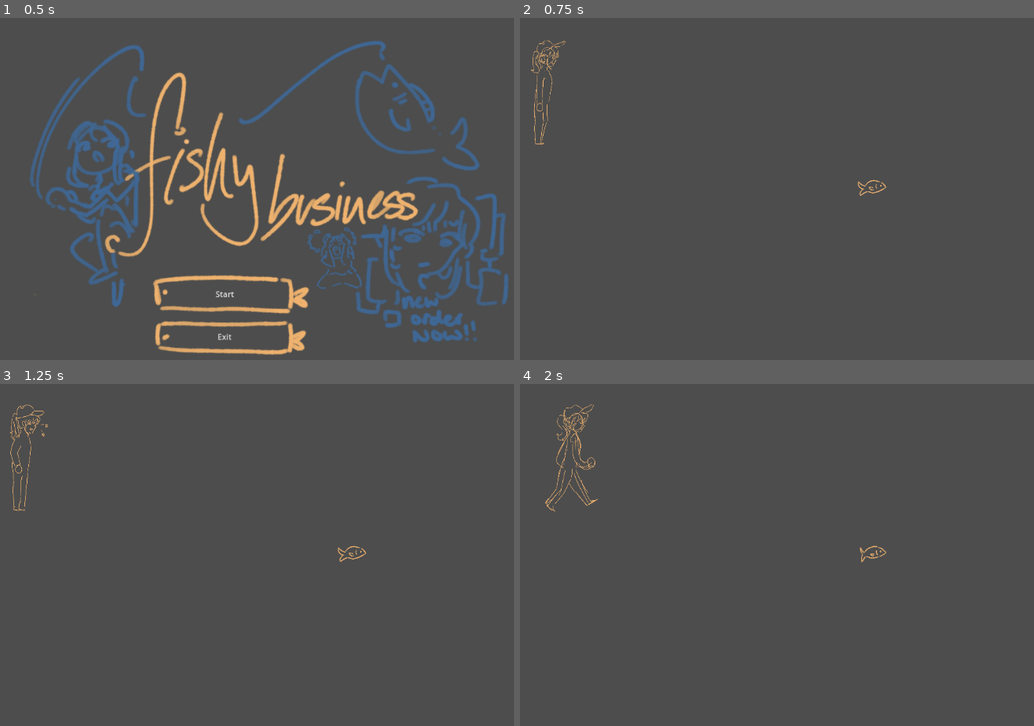
Above: before the commit, frames 1-4 (two rows, left to right).
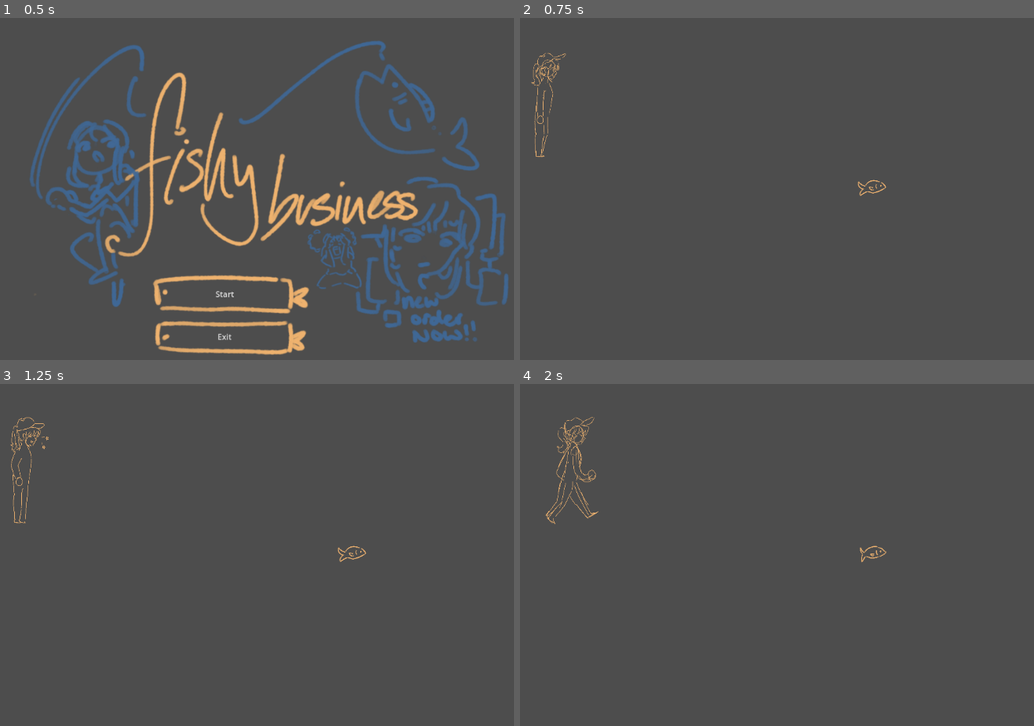
Above: after the commit, the same moments.

Repository: corin-gaiotto/gdc-jam-2025
Game: Godot game, scene res://Scenes/MainScene.tscn
The game is run twice, just before and just after one commit, with the same random seed, the same clock (stepped at 60 frames per second) and the same inputs. The engine's default icon, where the game draws it, is replaced by a stand-in: a white triangle on a blue panel in a dark square.
Inputs (mouse positions are in pixels of both pictures, inside the frame that each line leads up to):
- Up to frame 1 (0.5 s): no input
- Up to frame 2 (0.75 s): click "Start" at 0.5 s
- Up to frame 3 (1.25 s): no input
- Up to frame 4 (2 s): move the mouse to (926, 537) at 1.27 s; hold D (right) from 1.28 s (still down); tap Space (fishing-interact) at 1.35 s

Frame 1 is identical in both runs. In frame 2, 0.5% of the frame differs, in the area x 2-10%, y 6-41%; in frame 3, 0.5%; in frame 4, 0.8%, in the area x 4-16%, y 5-42%.

Commit message:
Added UI indicator for a bite, and slightly moved fishing player down to avoid top being cut off

Diff:
--- a/Objects/FishingPlayer.tscn
+++ b/Objects/FishingPlayer.tscn
@@ -217,6 +217,9 @@
 "speed": 5.0
 }]
 
+[sub_resource type="LabelSettings" id="LabelSettings_2ew6n"]
+font_size = 30
+
 [node name="FishingPlayer" type="CharacterBody2D"]
 script = ExtResource("1_45n1i")
 
@@ -278,6 +281,15 @@
 offset_bottom = 275.0
 text = "[WASD]
 Move Hook"
+horizontal_alignment = 1
+
+[node name="BiteIndicator" type="Label" parent="."]
+offset_left = 26.0
+offset_top = 207.0
+offset_right = 58.0
+offset_bottom = 251.0
+text = "!!"
+label_settings = SubResource("LabelSettings_2ew6n")
 horizontal_alignment = 1
 
 [node name="FishDisplay" type="Label" parent="."]
--- a/Scenes/Fishing.tscn
+++ b/Scenes/Fishing.tscn
@@ -21,7 +21,7 @@
 [node name="Node2D" type="Node2D"]
 
 [node name="FishingPlayer" parent="." node_paths=PackedStringArray("_energyBar") instance=ExtResource("1_aonvm")]
-position = Vector2(88, -202)
+position = Vector2(89, -179)
 collision_layer = 5
 _energyBar = NodePath("../TextureProgressBar")
 
--- a/Scripts/fishing_player.gd
+++ b/Scripts/fishing_player.gd
@@ -14,6 +14,7 @@
 @onready var _moveHookLabel = $MoveHookLabel
 @onready var _fishDisplay = $FishDisplay
 @onready var _displaySprite = $FishDisplay/DisplaySprite
+@onready var _biteIndicator = $BiteIndicator
 
 @export var _energyBar : TextureProgressBar
 
@@ -67,6 +68,7 @@
 	_fishingLabel.visible = false
 	_castLabel.visible = false
 	_fishDisplay.visible = false
+	_biteIndicator.visible = false
 
 	_mainScene = get_parent().get_parent()
 	if _mainScene:
@@ -120,6 +122,7 @@
 	_fishingLabel.visible = canFish and not(isFishing)
 	_castLabel.visible = currentState == fishingEnum.FISHING_IDLE and isFishing
 	_moveHookLabel.visible = currentState == fishingEnum.FISHING_CAST_IDLE and isFishing
+	_biteIndicator.visible = currentState == fishingEnum.FISHING_BIT_HOOK and isFishing
 
 	if inDoor and Input.is_action_just_pressed("start-fishing"):
 		_mainScene.switchScene("Restaurant")
Not shown: 1 places in Objects/FishingPlayer.tscn that only renumber resources
Not shown: 1 places in Scenes/MainMenu.tscn that only renumber resources
